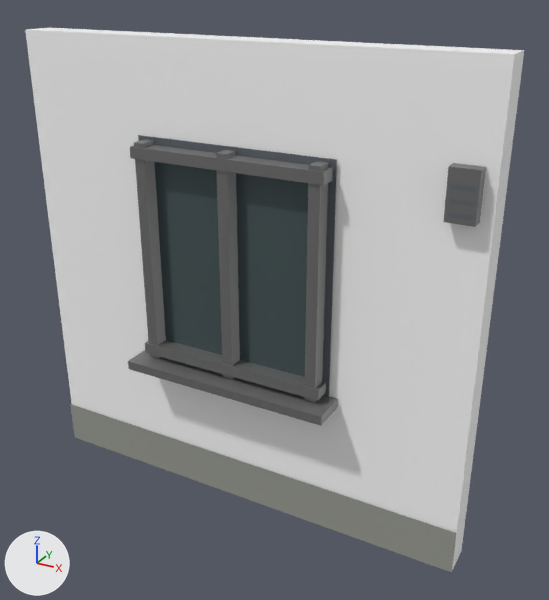
The FBX model unity/Assets/Models/Buildings/a2017/0/mid-w1_close.fbx: old version first, new version second.
Rendered twice from a camera (50 mm lens) standing at (2.28, -3.65, 3.36) and looking at (0.22, 0.1, 1.49). Arrows for +X, +Y and +Z are at lower left; the lights stay in place. The picture after the commit comes second. Where no turn or scale is listed for an object, it has been applied to the vertices.

Names of what the first picture shows: 'a2017/0/mid-w1_close'.
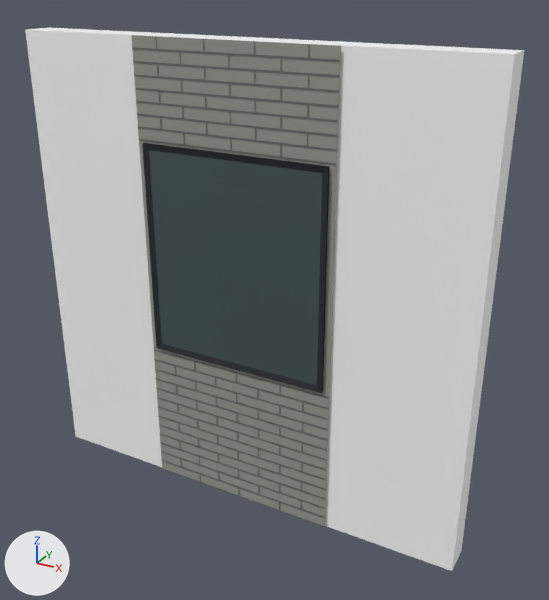
Pixel boxes [x1, y1, x2, y2] of what changed, in the pictures (549 x 600 px):
'a2017/0/mid-w1_close', reshaped: before [25, 28, 524, 572]; after [25, 28, 524, 571]
part 1 of me_a2017_0_mid_w1_close, rebuilt (87% taller): before [138, 135, 337, 398]; after [131, 35, 341, 527]
part 2 of me_a2017_0_mid_w1_close, deleted: before [443, 163, 486, 227]
part 3 of me_a2017_0_mid_w1_close, deleted: before [448, 212, 472, 220]
part 4 of me_a2017_0_mid_w1_close, deleted: before [449, 198, 474, 206]
part 5 of me_a2017_0_mid_w1_close, deleted: before [450, 184, 475, 192]
part 6 of me_a2017_0_mid_w1_close, cut back: before [128, 140, 338, 426]; after [132, 36, 340, 528]
part 7 of me_a2017_0_mid_w1_close, deleted: before [70, 404, 456, 572]

What the commit changed:
Material 'BD_BRACK' (mat_bd_brack) is new.
Its base color is (0.045, 0.05, 0.06) (dark grey #3c3f45).
Its metallic is 0.6.
Its roughness is 0.4.
me_a2017_0_mid_w1_close is used by ob_a2017_0_mid_w1_close; location (0.0, 0.0, 0.0).
me_a2017_0_mid_w1_close had 92 vertices, 55 faces and spanned x -1.5..1.5, y -0.23..0.2, z 0.0..3.0.
me_a2017_0_mid_w1_close now has 420 vertices, 112 faces and spans x -1.5..1.5, y -0.03..0.2, z 0.0..3.0.
me_a2017_0_mid_w1_close part 1: the loose piece of 4 vertices spanning x -0.65..0.65, y -0.02, z 0.97..2.43 is rebuilt with 4 vertices and now spans x -0.65..0.65, y -0.01, z 0.0..3.0, in mat_bd_concrete (grey #999b93).
me_a2017_0_mid_w1_close part 2: the loose piece of 8 vertices spanning x 1.27..1.43, y -0.08..0.0, z 2.2..2.48 is deleted.
me_a2017_0_mid_w1_close part 3: the loose piece of 4 vertices spanning x 1.29..1.41, y -0.08, z 2.23..2.26 is deleted.
me_a2017_0_mid_w1_close part 4: the loose piece of 4 vertices spanning x 1.29..1.41, y -0.08, z 2.3..2.33 is deleted.
me_a2017_0_mid_w1_close part 5: the loose piece of 4 vertices spanning x 1.29..1.41, y -0.08, z 2.37..2.39 is deleted.
me_a2017_0_mid_w1_close part 6: 48 vertices removed from x -0.7..0.7, y -0.23..0.0, z 0.92..2.41; 404 vertices added at x -0.65..0.65, y -0.03..-0.02, z 0.0..3.0.
me_a2017_0_mid_w1_close part 7: 4 vertices removed from x -1.5..1.5, y -0.01, z 0.0..0.3.
Other edits to the shape of me_a2017_0_mid_w1_close do not show in these pictures.
me_a2017_0_mid_w1_close no longer uses material mat_bd_dark_metal (grey #797e86).
me_a2017_0_mid_w1_close gains material mat_bd_brack (dark grey #3c3f45).
